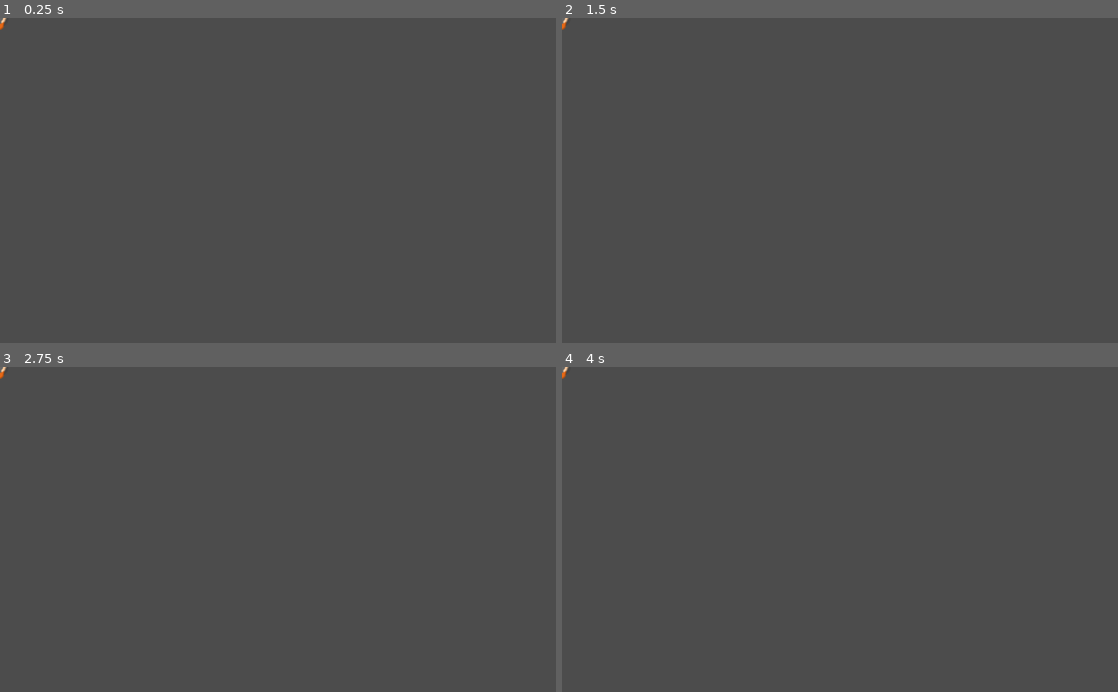
Above: before the commit, frames 1-4 (two rows, left to right).
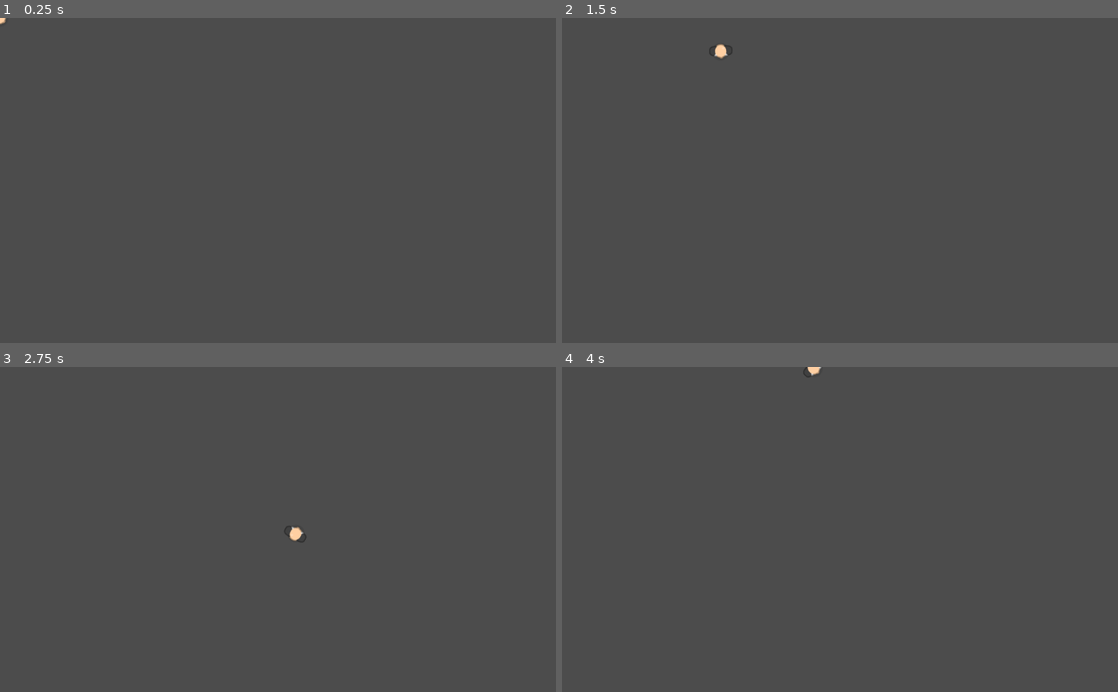
Above: after the commit, the same moments.

Repository: ikostan/HeistMeisters
Game: Godot game, scene res://Characters/Player/Player.tscn
Two runs of this game, one before a commit and one after it. Both use one fixed random seed, a clock stepped at 60 frames per second and the inputs below. Before the commit the project has no main scene; this scene is started directly in both runs.
Inputs (mouse positions are in pixels of both pictures, inside the frame that each line leads up to):
- Up to frame 1 (0.25 s): no input
- Up to frame 2 (1.5 s): tap Enter at 0.5 s; move the mouse to (962, 164) at 0.52 s; hold D (move_right) 0.53-1.28 s; tap Space at 1.25 s; move the mouse to (728, 196) at 1.27 s; hold C (move_down) from 1.28 s (still down)
- Up to frame 3 (2.75 s): move the mouse to (333, 458) at 2.02 s; release C (move_down) at 2.03 s; hold D (move_right) from 2.03 s (still down)
- Up to frame 4 (4 s): move the mouse to (812, 594) at 2.77 s; release D (move_right) at 2.78 s; hold W (move_up) 2.78-3.53 s; move the mouse to (1006, 578) at 3.52 s; hold A (move_left) from 3.53 s (still down)

The runs differ from the first frame. In frame 1, less than 0.1% of the frame differs, in the area x 0-2%, y 0-4%; in frame 2, 0.1%, in the area x 0-31%, y 0-13%; in frame 3, 0.1%; in frame 4, less than 0.1%.

Commit message:
Player movements: up, down, left, right, stop, follow mouse

Diff:
--- /dev/null
+++ b/Characters/Player/Player.gd
@@ -0,0 +1,41 @@
+extends "res://Characters/TemplateCharacter/TemplateCharacter.gd"
+
+
+# Declare member variables here. Examples:
+var motion = Vector2()
+
+
+func _physics_process(delta):
+	# Alweys look at the mouse
+	$Sprite.look_at(get_global_mouse_position())
+	# updates player coords
+	move_player()
+	# Moves the body along a vector. If the body collides with another,
+	# it will slide along the other body rather than stop immediately.
+	# If the other body is a KinematicBody2D or RigidBody2D, it will
+	# also be affected by the motion of the other body. You can use this
+	# to make moving or rotating platforms, or to make nodes push other nodes.
+	move_and_slide(motion)
+
+
+func move_left_right():
+	if Input.is_action_pressed("move_left") and not Input.is_action_pressed("move_right"):
+		motion.x = clamp(motion.x - SPEED, -MAX_SPEED, 0)
+	elif Input.is_action_pressed("move_right") and not Input.is_action_pressed("move_left"):
+		motion.x = clamp(motion.x + SPEED, 0, MAX_SPEED)
+	else:
+		motion.x = lerp(motion.x, 0, FRICTION)
+
+
+func move_up_down():
+	if Input.is_action_pressed("move_up") and not Input.is_action_pressed("move_down"):
+		motion.y = clamp(motion.y - SPEED, -MAX_SPEED, 0)
+	elif Input.is_action_pressed("move_down") and not Input.is_action_pressed("move_up"):
+		motion.y = clamp(motion.y + SPEED, 0, MAX_SPEED)
+	else:
+		motion.y = lerp(motion.y, 0, FRICTION)
+
+
+func move_player():
+	move_left_right()
+	move_up_down()
--- a/Characters/Player/Player.tscn
+++ b/Characters/Player/Player.tscn
@@ -1,5 +1,11 @@
-[gd_scene load_steps=2 format=2]
+[gd_scene load_steps=4 format=2]
 
 [ext_resource path="res://Characters/TemplateCharacter/TemplateCharacter.tscn" type="PackedScene" id=1]
+[ext_resource path="res://GFX/PNG/Hitman 1/hitman1_stand.png" type="Texture" id=2]
+[ext_resource path="res://Characters/Player/Player.gd" type="Script" id=3]
 
 [node name="Player" instance=ExtResource( 1 )]
+script = ExtResource( 3 )
+
+[node name="Sprite" parent="." index="0"]
+texture = ExtResource( 2 )
--- a/Characters/TemplateCharacter/TemplateCharacter.gd
+++ b/Characters/TemplateCharacter/TemplateCharacter.gd
@@ -1,8 +1,8 @@
 extends KinematicBody2D
 
 # Declare member variables here. Examples:
-const SPEED = 10
-const Max_Speed = 100
+const SPEED = 100
+const MAX_SPEED = 350
 const FRICTION = 0.1 # time in sec to reduce max speed to zero
 
 # Called when the node enters the scene tree for the first time.
--- a/project.godot
+++ b/project.godot
@@ -16,6 +16,7 @@
 [application]
 
 config/name="HeistMeisters"
+run/main_scene="res://Characters/Player/Player.tscn"
 config/icon="res://icon.png"
 
 [input]
